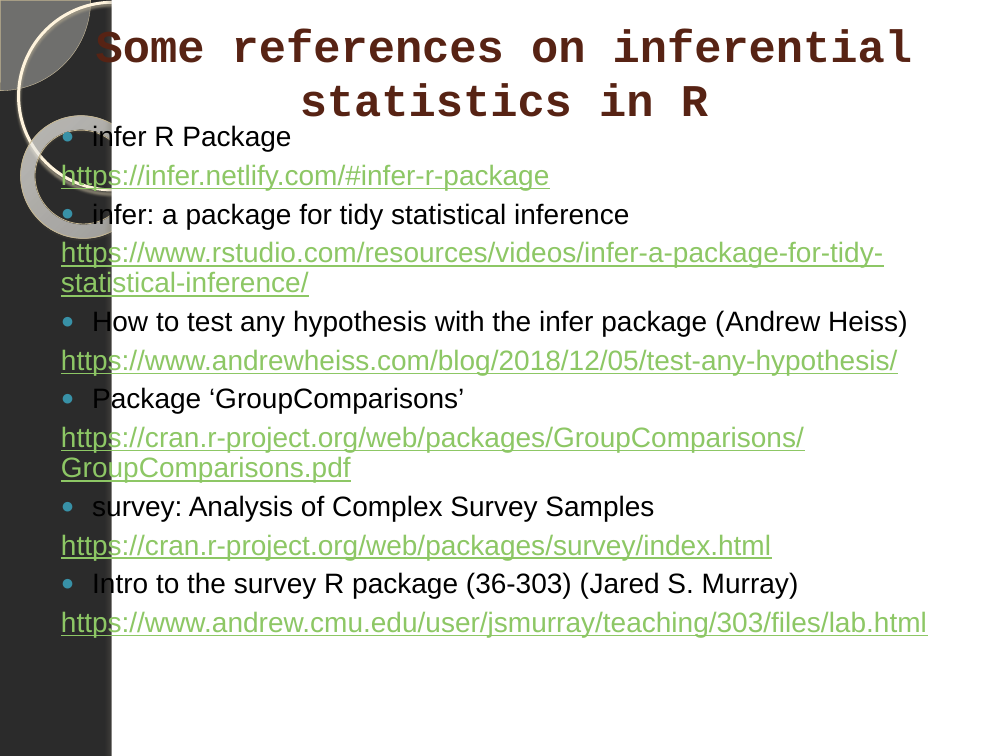
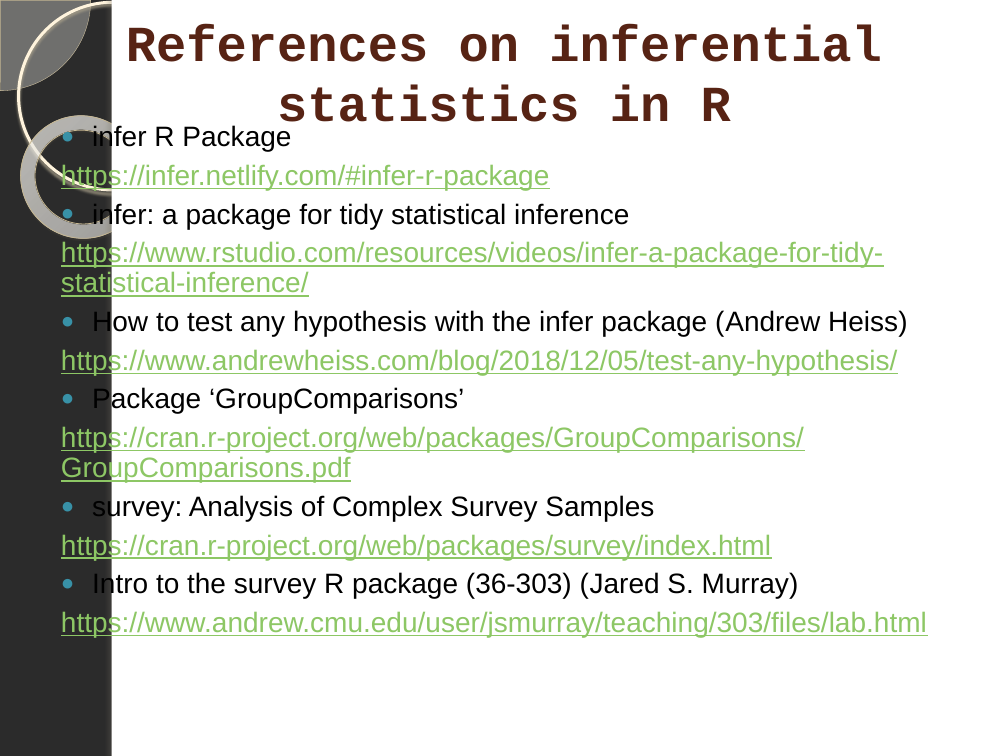
Before and after one commit to marinfotache/Data-Processing-Analysis-Science-with-R, a slide deck: slide 5 of 10 Basic Inferential Statistics/10_basic_inferential_statistics.pptx (slide 4 before the commit). Drawn at 1008x756 pixels with LibreOffice and Linux fonts; fonts in the diff are those of the drawing; background and template pictures are left out; a plain dark background stands for a picture behind light text. Boxes give left, top, right and bottom in pixels: in the first picture for what was removed or moved away, otherwise in the second. Text is boxed around its words. In the diff, an @@ line names an element or a change of style, - is before the commit and + after.

```diff
--- a/10 Basic Inferential Statistics/10_basic_inferential_statistics.pptx
+++ b/10 Basic Inferential Statistics/10_basic_inferential_statistics.pptx
@@ title at [126,24,882,136]: text changed; size 32.4 to 36 pt @@
-Some references on inferential statistics in R
+References on inferential statistics in R
```
Also in this commit, not shown: 1 other slide changed, 1 slide added.
